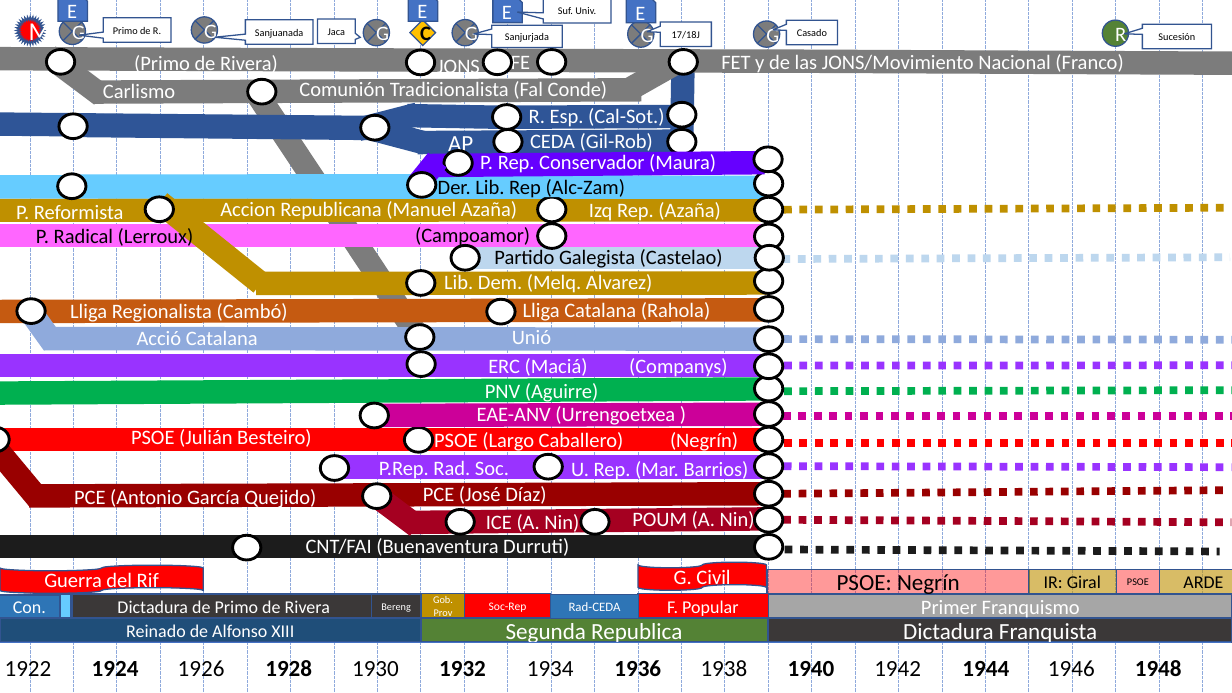
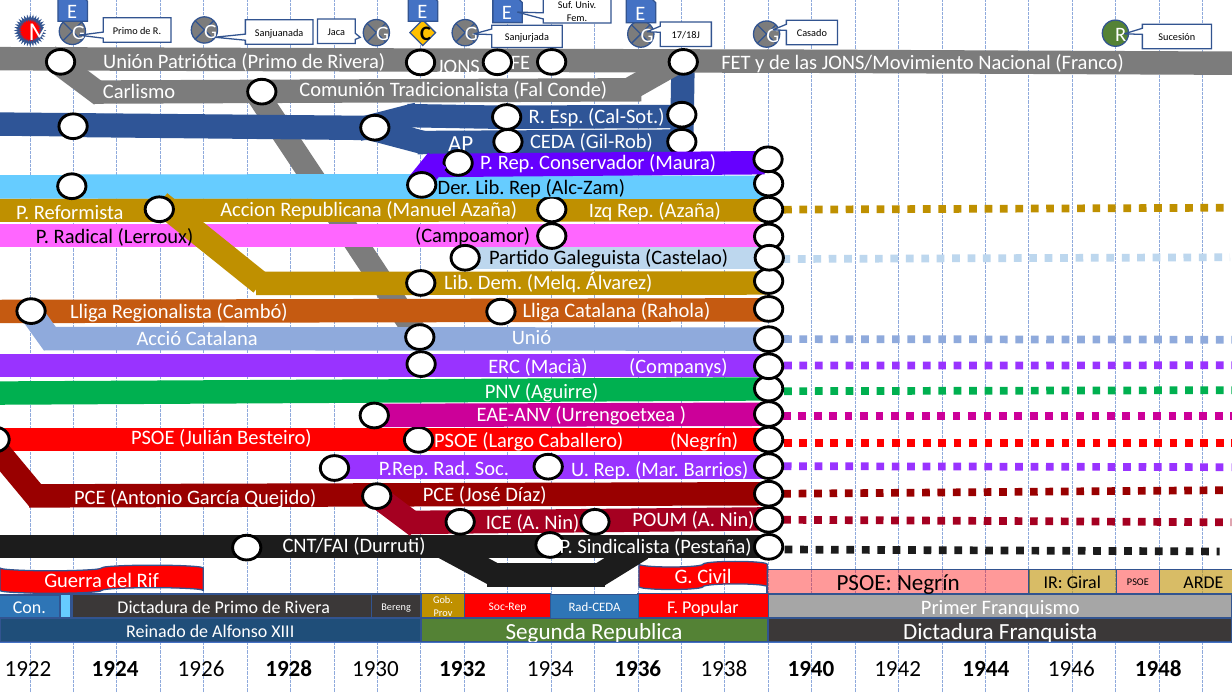
Before and after one commit to Alexggo/Spanish-History-Graph, a slide deck: slide 6 of Timeline.pptx. Drawn at 1232x693 pixels with LibreOffice and Linux fonts; fonts in the diff are those of the drawing. Boxes give left, top, right and bottom in pixels: in the first picture for what was removed or moved away, otherwise in the second. Text is boxed around its words. In the diff, an @@ line names an element or a change of style, - is before the commit and + after.

```diff
--- a/Timeline.pptx
+++ b/Timeline.pptx
@@ text in speech box at bbox=[558, 1, 596, 24]: text changed @@
-Suf. Univ.
+Suf. Univ. Fem.
@@ text at bbox=[103, 53, 385, 74]: text changed @@
-(Primo de Rivera)
+Unión Patriótica (Primo de Rivera)
@@ text at bbox=[489, 247, 728, 270]: text changed @@
-Partido Galegista (Castelao)
+Partido Galeguista (Castelao)
@@ text at bbox=[444, 272, 652, 293]: text changed @@
-Lib. Dem. (Melq. Alvarez)
+Lib. Dem. (Melq. Álvarez)
@@ text at bbox=[283, 535, 425, 555]: text changed @@
-CNT/FAI (Buenaventura Durruti)
+CNT/FAI (Durruti)
@@ ellipse added at bbox=[536, 532, 565, 557], fill #FFFFFF, outline #000000 2.25 pt, 18 pt, text #FFFFFF @@
+0
@@ text added at bbox=[560, 538, 751, 559], 16 pt, text #FFFFFF @@
+P. Sindicalista (Pestaña)
@@ line added from (442, 546) to (496, 576), #1C1C1C 18.25 pt @@
@@ line added from (599, 576) to (642, 549), #1C1C1C 18.25 pt @@
@@ line added from (487, 575) to (605, 575), #1C1C1C 18.25 pt @@
```
Also in this commit, not shown: 6 other slides changed, 8 other files.
